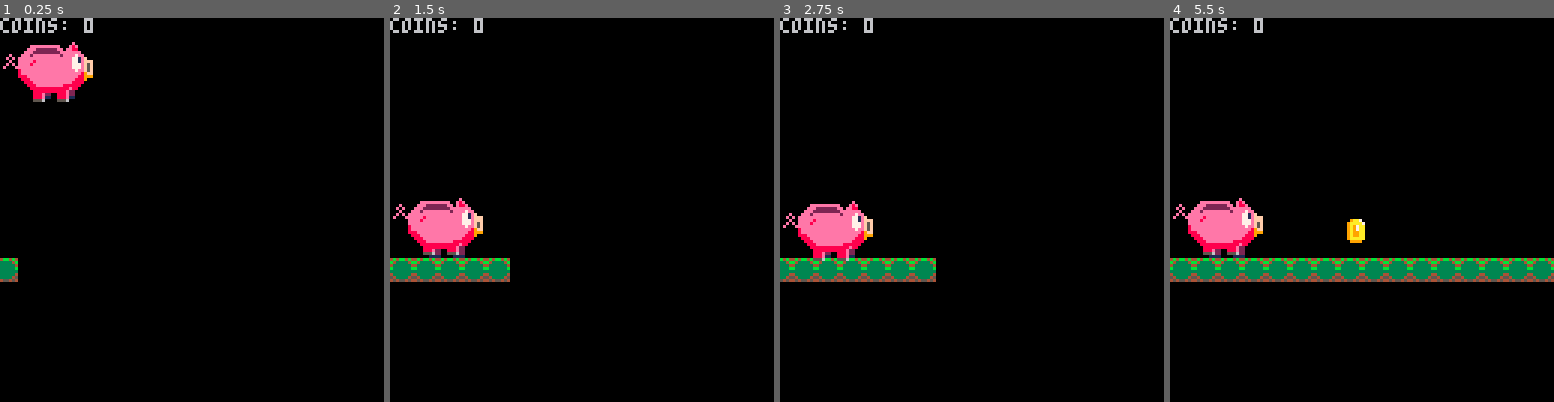
Above: before the commit, frames 1-4 (left to right).
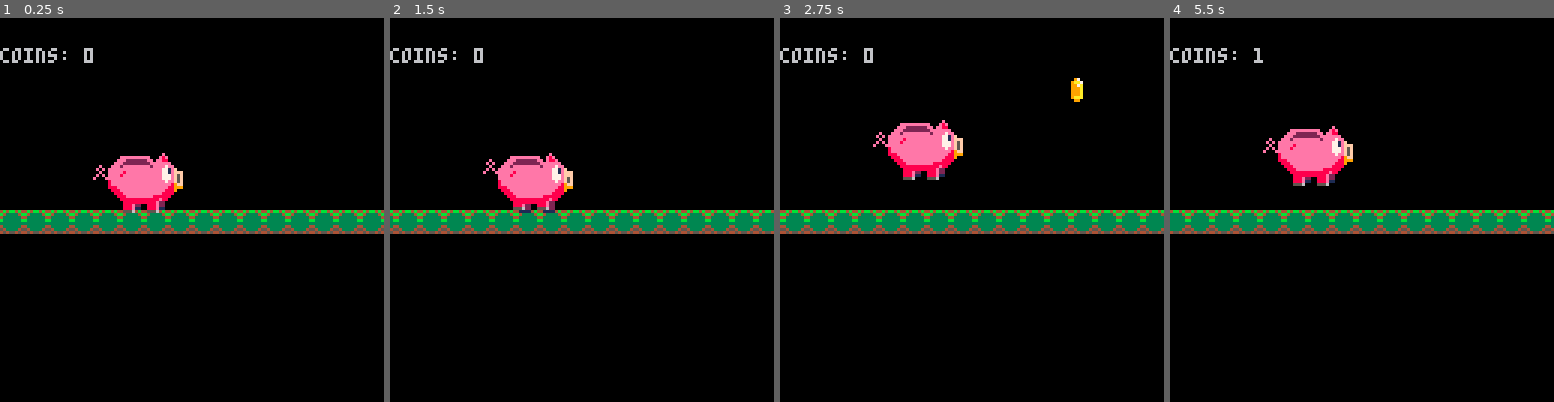
Above: after the commit, the same moments.

Repository: Houzvicka/ld44
Game: PICO-8 cartridge piggy.p8
Two runs of this game, one before a commit and one after it. Both use one fixed random seed, a clock stepped at 60 frames per second and the inputs below.
Inputs:
- Up to frame 1 (0.25 s): no input
- Up to frame 2 (1.5 s): no input
- Up to frame 3 (2.75 s): hold Right 1.6-2.1 s; hold Up 2.15-2.42 s; hold Right from 2.47 s (still down)
- Up to frame 4 (5.5 s): release Right at 3.03 s; hold Left 3.08-3.58 s; hold Right 4.02-4.68 s; hold Up 4.73-5.03 s; hold Left from 5.08 s (still down)

The runs differ from the first frame. In frame 1, 12% of the frame differs, in the area x 0-100%, y 0-69%; in frame 2, 12%; in frame 3, 13%; in frame 4, 17%.

Commit message:
Update piggy.p8

Diff:
--- a/piggy.p8
+++ b/piggy.p8
@@ -20,11 +19,6 @@
   fc=fc%#cs+1
   fp=fp%#fs+1
 
-  newground = make_ground(player.x)
-		add(grounds,newground)
-		if(#grounds > 50) then
-			del(grounds,grounds[0])
-  end
  end
 
  if(expandmap == 0) then
@@ -38,21 +32,22 @@
  move_player()
  move_coins()
 
+ printh("bg "..bg)
 end
 
 function _draw()
  cls()
 
- camera(player.x,0)
+ camera(player.x - 30,0)
 
  draw_grounds()
- map(0, 0, 0, 0, 128, 32)
+ map(0, 0, -bg, 0, 128, 32)
 
  draw_player()
  draw_coins()
 
  --draw score
- print("coins: "..player.ncoin, player.x, 0)
+ print("coins: "..player.ncoin, player.x - 30, 10)
 end
 -->8
 //player
@@ -60,8 +55,8 @@
 
 function make_player()
 	player = {}
-	player.x = 10
-	player.y = -20
+	player.x = 30
+	player.y = 30
 	player.dy = 0
 	player.lives = 0
 	player.ncoin = 0
@@ -77,7 +72,7 @@
 function move_player()
 
  on_ground=false
-	player.dy = gravity*2
+	player.dy = gravity
 
 	--ground colision
  if hit(player.x,player.y+player.dy,30,30) == 8 then
@@ -90,24 +85,28 @@
 	--jump
  if (btnp(2)) then
   if (on_ground) then
-   player.dy-=11
+   player.dy-=20
   end
  end
 
  --move player right
  if btn(1) then
-   player.x+=1 --right
- end
+   curr_speed=1.5 --right
+   can_animate = true
 
  --move player left
- if btn(0) then
-   player.x-=1 --left
+ elseif btn(0) then
+   curr_speed=0.5 --left
    can_animate = false
+
+ else
+   curr_speed=1
+   can_animate = true
  end
 
  --move to new position
  player.y+=player.dy
- player.x+=1
+ --player.x+=1
  animate_player()
 end
 
@@ -135,7 +134,7 @@
 
 function make_coin(pos)
 	local coin = {}
-	coin.x = pos + 150
+	coin.x = rnd(100)+100
 	coin.y = rnd(20)
 	coin.dy = 1
 	coin.value = 0
@@ -149,10 +148,11 @@
 end
 
 function move_coin(coin)
+	coin.x -= curr_speed
 	coin.dy = gravity
 
 		--ground colision
- if hit(coin.x,coin.y+coin.dy,14,14) == 8 then
+ if hit(coin.x,coin.y+coin.dy,4,4) == 8 then
   on_ground=true
   coin.dy=0
   else
@@ -190,7 +190,7 @@
 -->8
 //global
 
-gravity=1
+gravity=0.5
 game_over=false
 
 function hit(x,y,w,h)
@@ -216,27 +216,11 @@
 -->8
 //map
 
-grounds = {}
-lastx = 0
+bg=0
+curr_speed =1
 
 function draw_grounds()
- for g in all(grounds) do
- 	draw_ground(g)
- end
-end
-
-function draw_ground(ground)
- --spr(ground.sprite,ground.x,ground.y)
-	mset(ground.x, ground.y, ground.sprite)
-end
-
-function make_ground(pos)
-	local ground = {}
-	ground.x = lastx + 1
-	lastx += 1
-	ground.y = 10
-	ground.sprite = 7
-	return ground
+ bg = (bg+curr_speed)%64
 end
 __gfx__
 00000000009aa700009aa700000970000009700000097000009aa7004b4bb4b40000000000000000000000000000000000000000000000000000000000000000
@@ -306,3 +290,13 @@
 __gff__
 0004040404040408010100000000000001010101000000000000000000000000010101010000000000000000000000000101000000000000000000000000000000000000000000000000000000000000000000000000000000000000000000000000000000000000000000000000000000000000000000000000000000000000
 0000000000000000000000000000000000000000000000000000000000000000000000000000000000000000000000000000000000000000000000000000000000000000000000000000000000000000000000000000000000000000000000000000000000000000000000000000000000000000000000000000000000000000
+__map__
+0000000000000000000000000000000000000000000000000000000000000000000000000000000000000000000000000000000000000000000000000000000000000000000000000000000000000000000000000000000000000000000000000000000000000000000000000000000000000000000000000000000000000000
+0000000000000000000000000000000000000000000000000000000000000000000000000000000000000000000000000000000000000000000000000000000000000000000000000000000000000000000000000000000000000000000000000000000000000000000000000000000000000000000000000000000000000000
+0000000000000000000000000000000000000000000000000000000000000000000000000000000000000000000000000000000000000000000000000000000000000000000000000000000000000000000000000000000000000000000000000000000000000000000000000000000000000000000000000000000000000000
+0000000000000000000000000000000000000000000000000000000000000000000000000000000000000000000000000000000000000000000000000000000000000000000000000000000000000000000000000000000000000000000000000000000000000000000000000000000000000000000000000000000000000000
+0000000000000000000000000000000000000000000000000000000000000000000000000000000000000000000000000000000000000000000000000000000000000000000000000000000000000000000000000000000000000000000000000000000000000000000000000000000000000000000000000000000000000000
+0000000000000000000000000000000000000000000000000000000000000000000000000000000000000000000000000000000000000000000000000000000000000000000000000000000000000000000000000000000000000000000000000000000000000000000000000000000000000000000000000000000000000000
+0000000000000000000000000000000000000000000000000000000000000000000000000000000000000000000000000000000000000000000000000000000000000000000000000000000000000000000000000000000000000000000000000000000000000000000000000000000000000000000000000000000000000000
+0000000000000000000000000000000000000000000000000000000000000000000000000000000000000000000000000000000000000000000000000000000000000000000000000000000000000000000000000000000000000000000000000000000000000000000000000000000000000000000000000000000000000000
+0707070707070707070707070707070707070707070707070707070707070707070707070707070707070707070707070707070700000000000000000000000000000000000000000000000000000000000000000000000000000000000000000000000000000000000000000000000000000000000000000000000000000000
